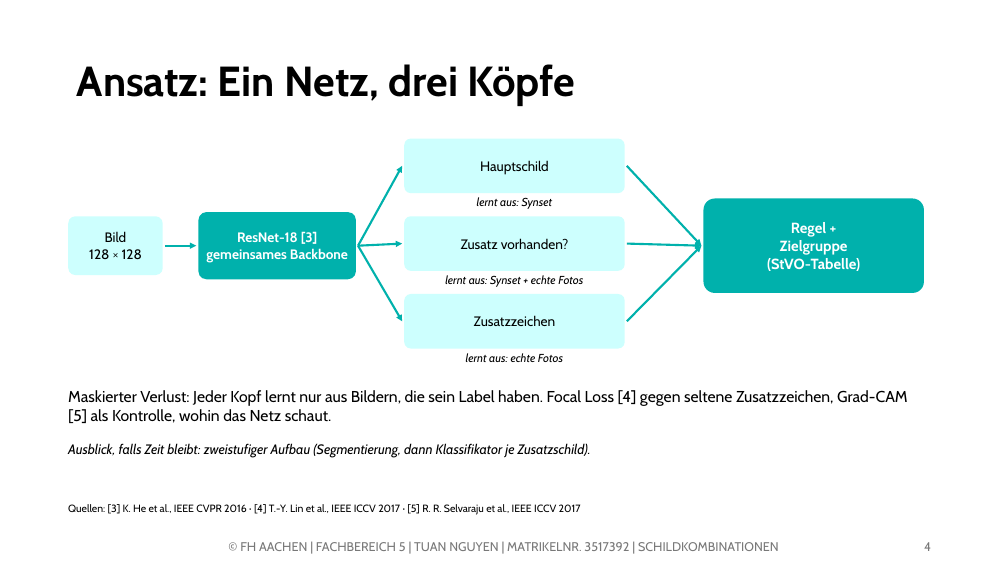
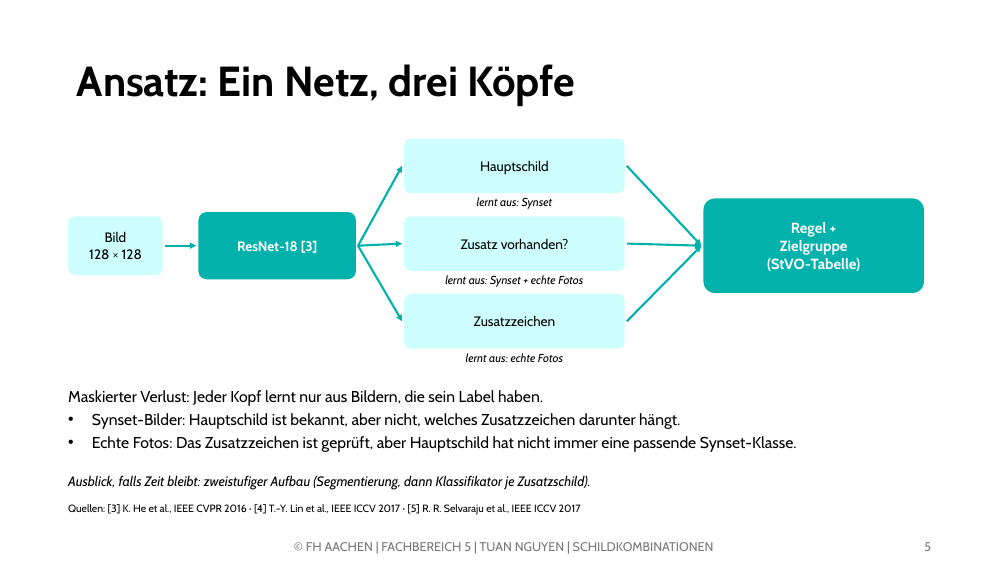
Before and after one commit to tuananh-aa-2001/Traffic-Sign-Recognition-System, a slide deck: slide 5 of praesentationen/01_einstiegspraesentation.pptx (slide 4 before the commit). Drawn at 1008x567 pixels with LibreOffice and Linux fonts; fonts in the diff are those of the drawing; background and template pictures are left out. Boxes give left, top, right and bottom in pixels: in the first picture for what was removed or moved away, otherwise in the second. Text is boxed around its words. In the diff, an @@ line names an element or a change of style, - is before the commit and + after.

```diff
--- a/praesentationen/01_einstiegspraesentation.pptx
+++ b/praesentationen/01_einstiegspraesentation.pptx
@@ text in rounded rectangle at [206, 248, 348, 263]: paragraph removed @@
-gemeinsames Backbone
@@ text at [68, 390, 797, 452]: text changed @@
-Maskierter Verlust: Jeder Kopf lernt nur aus Bildern, die sein Label haben. Focal Loss [4] gegen seltene Zusatzzeichen, Grad-CAM [5] als Kontrolle, wohin das Netz schaut.
+Maskierter Verlust: Jeder Kopf lernt nur aus Bildern, die sein Label haben.
+• Synset-Bilder: Hauptschild ist bekannt, aber nicht, welches Zusatzzeichen darunter hängt.
+• Echte Fotos: Das Zusatzzeichen ist geprüft, aber Hauptschild hat nicht immer eine passende Synset-Klasse.
@@ text "Ausblick, falls Zeit bleibt: zweistufiger ...": place and size @@
-text "Ausblick, falls Zeit bleibt: zweistufiger ..." at [68, 443, 591, 458]
+text "Ausblick, falls Zeit bleibt: zweistufiger ..." at [68, 475, 591, 490]
@@ text at [306, 542, 714, 551]: text changed @@
-© FH AACHEN | FACHBEREICH 5 | TUAN NGUYEN | MATRIKELNR. 3517392 | SCHILDKOMBINATIONEN
+© FH AACHEN | FACHBEREICH 5 | TUAN NGUYEN | SCHILDKOMBINATIONEN
@@ page number at [924, 542, 931, 551]: text changed @@
-4
+5
```
Also in this commit, not shown: 6 other slides changed, 1 other file.
